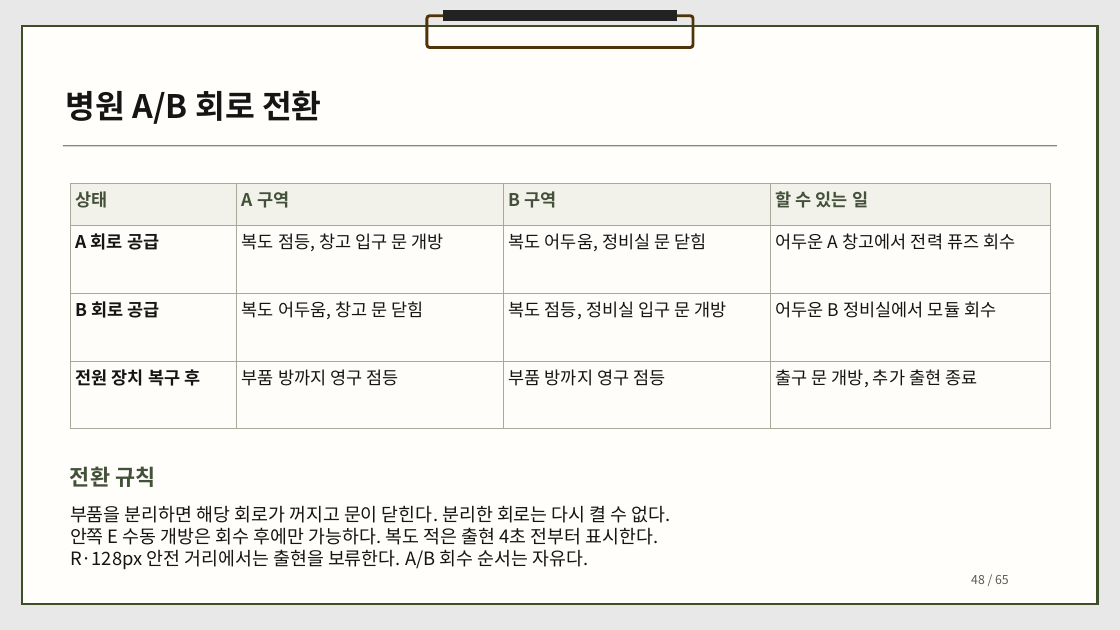
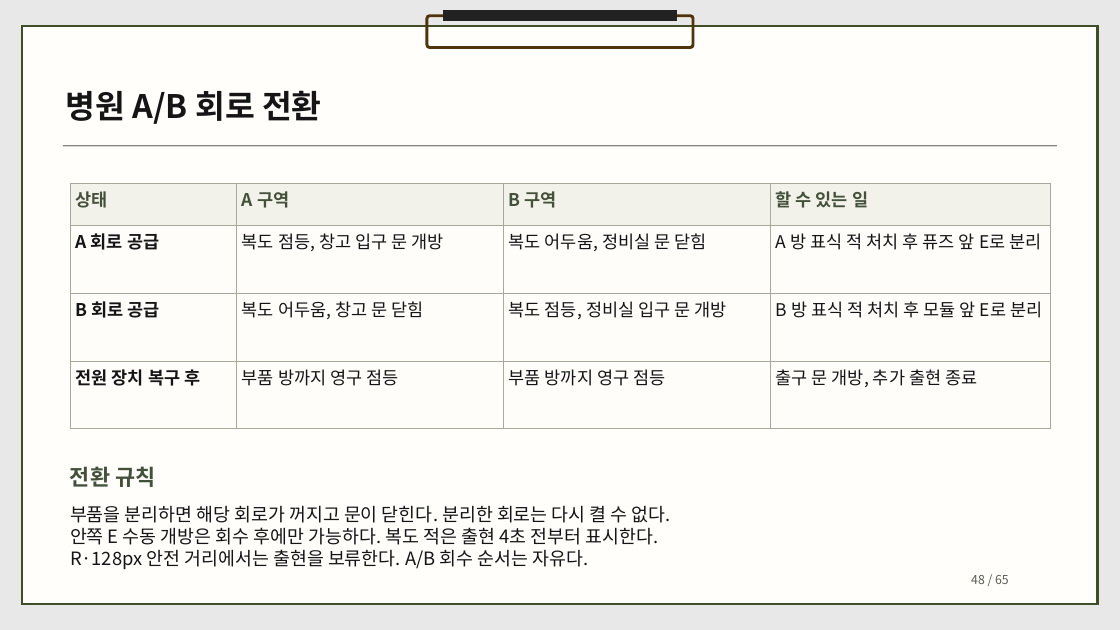
Before and after one commit to dbguswh/2Dgame_project, a slide deck: slide 48 of 2D게임프로그래밍 기획서.pptx. Drawn at 1120x630 pixels with LibreOffice and Linux fonts; fonts in the diff are those of the drawing. Boxes give left, top, right and bottom in pixels: in the first picture for what was removed or moved away, otherwise in the second. Text is boxed around its words. In the diff, an @@ line names an element or a change of style, - is before the commit and + after.

Commit message:
병원 동선을 3화면으로 압축하고 부품 교전과 분리 절차를 기획

```diff
--- a/2D게임프로그래밍 기획서.pptx
+++ b/2D게임프로그래밍 기획서.pptx
@@ table at (70, 184, 1051, 429) @@
-row 2, column 4: 어두운 A 창고에서 전력 퓨즈 회수
+row 2, column 4: A 방 표식 적 처치 후 퓨즈 앞 E로 분리
-row 3, column 4: 어두운 B 정비실에서 모듈 회수
+row 3, column 4: B 방 표식 적 처치 후 모듈 앞 E로 분리
```
Also in this commit, not shown: 4 other slides changed, 1 other file.
